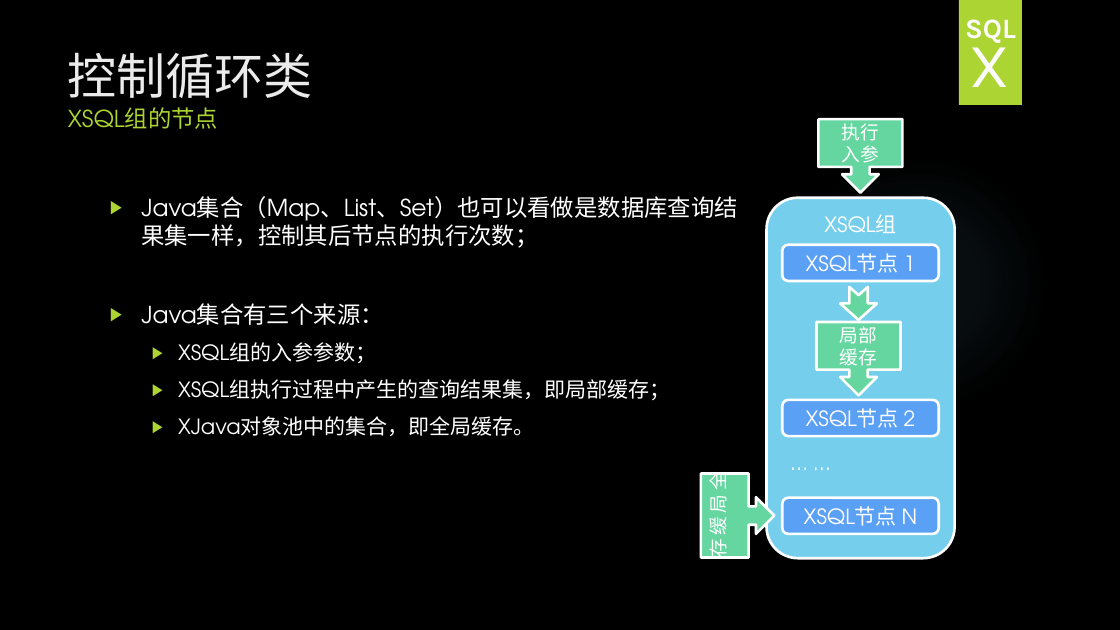
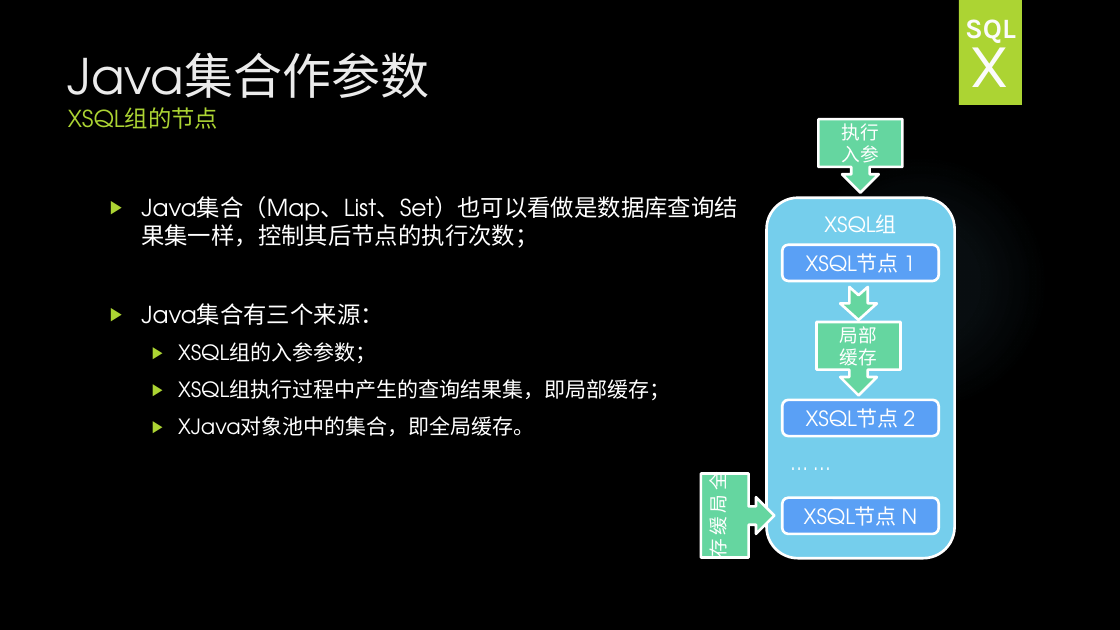
Before and after one commit to HY-ZhengWei/hy.common.XJava, a slide deck: slide 50 of doc/XSQLGroup技术交流.pptx (slide 46 before the commit). Drawn at 1120x630 pixels with LibreOffice and Linux fonts; fonts in the diff are those of the drawing; background and template pictures are left out. Boxes give left, top, right and bottom in pixels: in the first picture for what was removed or moved away, otherwise in the second. Text is boxed around its words. In the diff, an @@ line names an element or a change of style, - is before the commit and + after.

Commit message:
4.0.8
1. 完善：XSQL组的技术交流

```diff
--- a/doc/XSQLGroup技术交流.pptx
+++ b/doc/XSQLGroup技术交流.pptx
@@ title at [68,52,430,129]: text changed; size 20 to 42 pt; text colour #ACD433 to #EBEBEB @@
-控制循环类
-XSQL组的节点
+Java集合作参数
+XSQL组的节点
```
Also in this commit, not shown: 4 other slides changed, 17 slides added, 1 slide removed.
